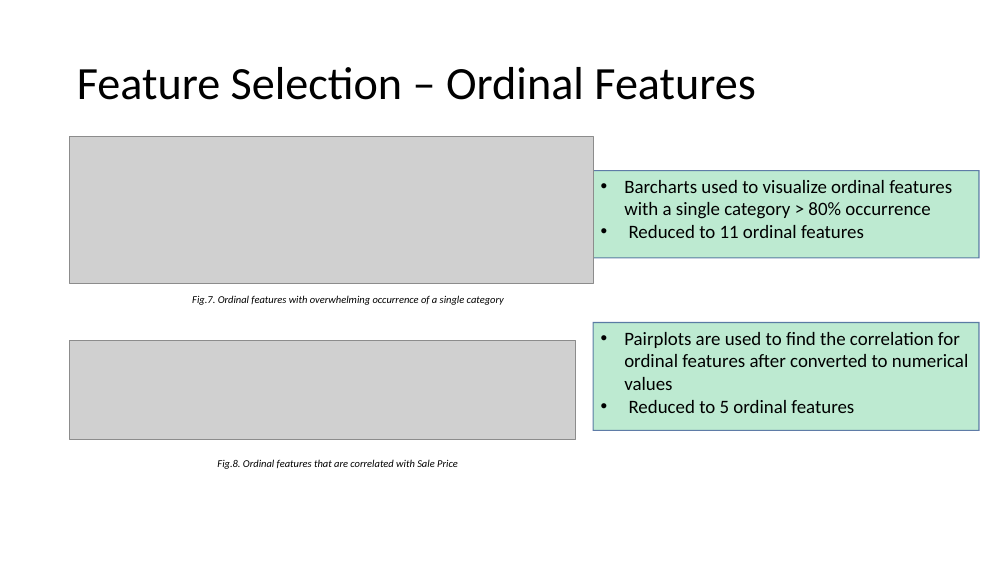
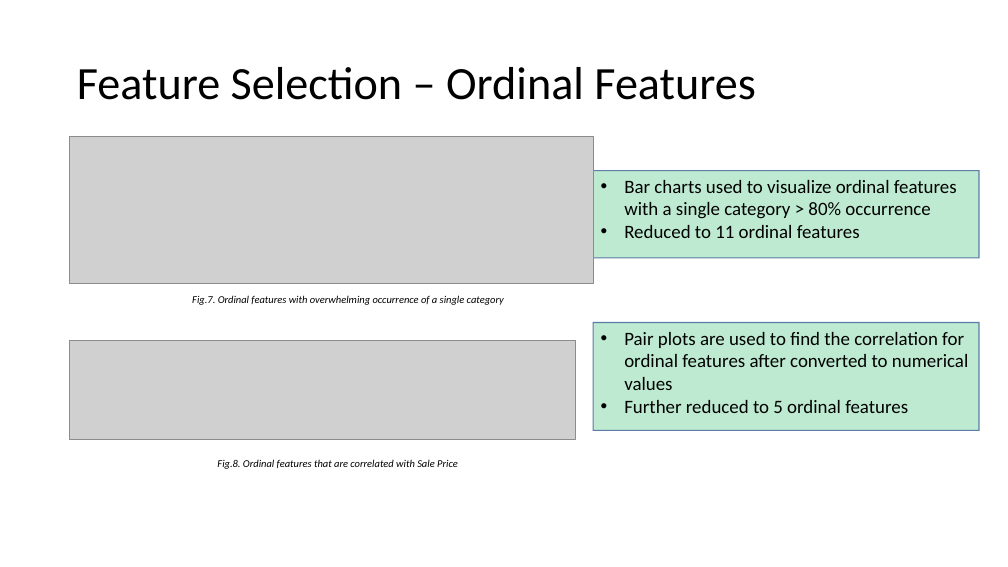
Before and after one commit to jpschew/GA-projects-DSI24, a slide deck: slide 7 of GA-project2/GA-project2.pptx. Drawn at 1008x567 pixels with LibreOffice and Linux fonts; fonts in the diff are those of the drawing; grey boxes stand for pictures. Boxes give left, top, right and bottom in pixels: in the first picture for what was removed or moved away, otherwise in the second. Text is boxed around its words. In the diff, an @@ line names an element or a change of style, - is before the commit and + after.

```diff
--- a/GA-project2/GA-project2.pptx
+++ b/GA-project2/GA-project2.pptx
@@ text in rectangle at (624,180,957,219): spaces changed @@
-• Barcharts used to visualize ordinal features with a single category > 80% occurrence
+• Bar charts used to visualize ordinal features with a single category > 80% occurrence
@@ text in rectangle at (624,332,968,413): text changed @@
-• Pairplots are used to find the correlation for ordinal features after converted to numerical values
-• Reduced to 5 ordinal features
+• Pair plots are used to find the correlation for ordinal features after converted to numerical values
+• Further reduced to 5 ordinal features
```
Also in this commit, not shown: 6 other slides changed, 2 other files.
